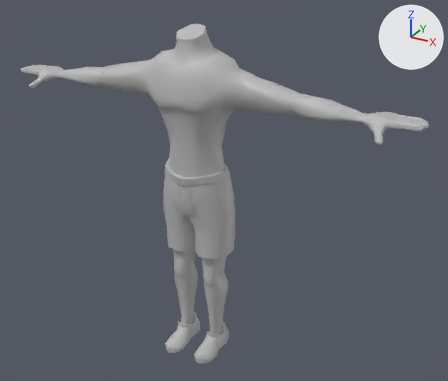
An edit to the FBX model ggj-2019-unity/Assets/Models/Characters/Biped1.fbx, drawn before and after from the same camera.
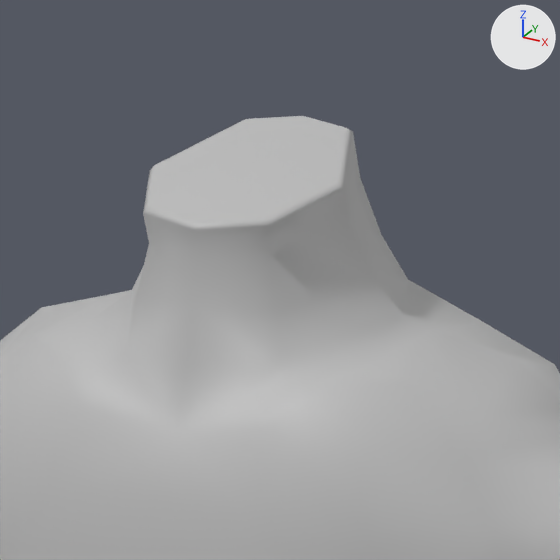
Each version is shown whole from a 50 mm camera at (1.597, -2.583, 2.319) aimed at (0.119, 0.105, 0.975), then close up on the part from 35% to 52% of the width and 2% to 23% of the height. Lighting does not change. The marker at upper right points along +X, +Y and +Z. Where no turn or scale is listed for an object, it has been applied to the vertices.

In view in the first close-up: 'Body'.
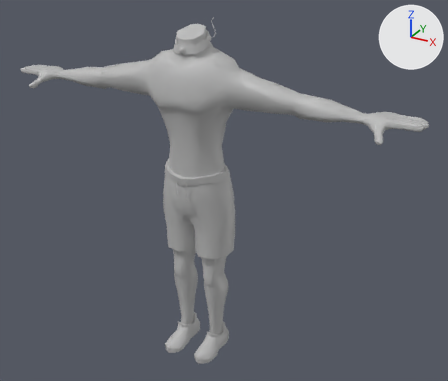
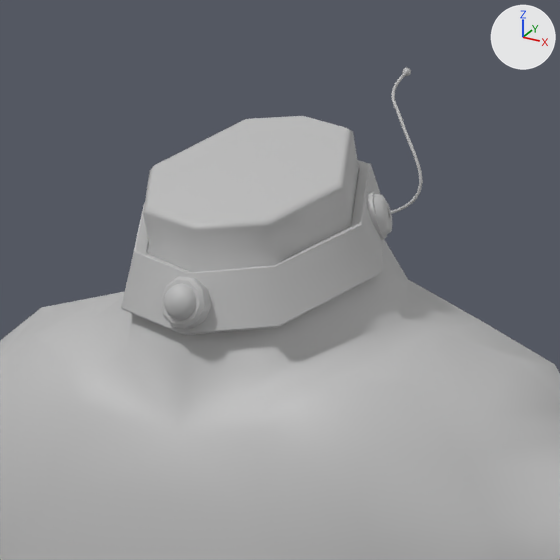
Edits to the bpy script that builds the scene:
```text
Add me_mesh_1:
    me_mesh_1.from_pydata(...)  # 514 vertices, 526 faces; spans x -0.098..0.105, y -0.204..0.006, z 1.724..1.879
    me_mesh_1.materials.append(mat_lambert1)  # grey #bcbcbc
Add ob_collar:
    ob_collar = bpy.data.objects.new('collar', me_mesh_1)
    ob_collar.location = (0.0, 0.1, 0.0)
```

Changed parts and their boxes (x1, y1, x2, y2) in the close-ups (560 x 560 px):
'collar', added: after (121, 68, 423, 335)
